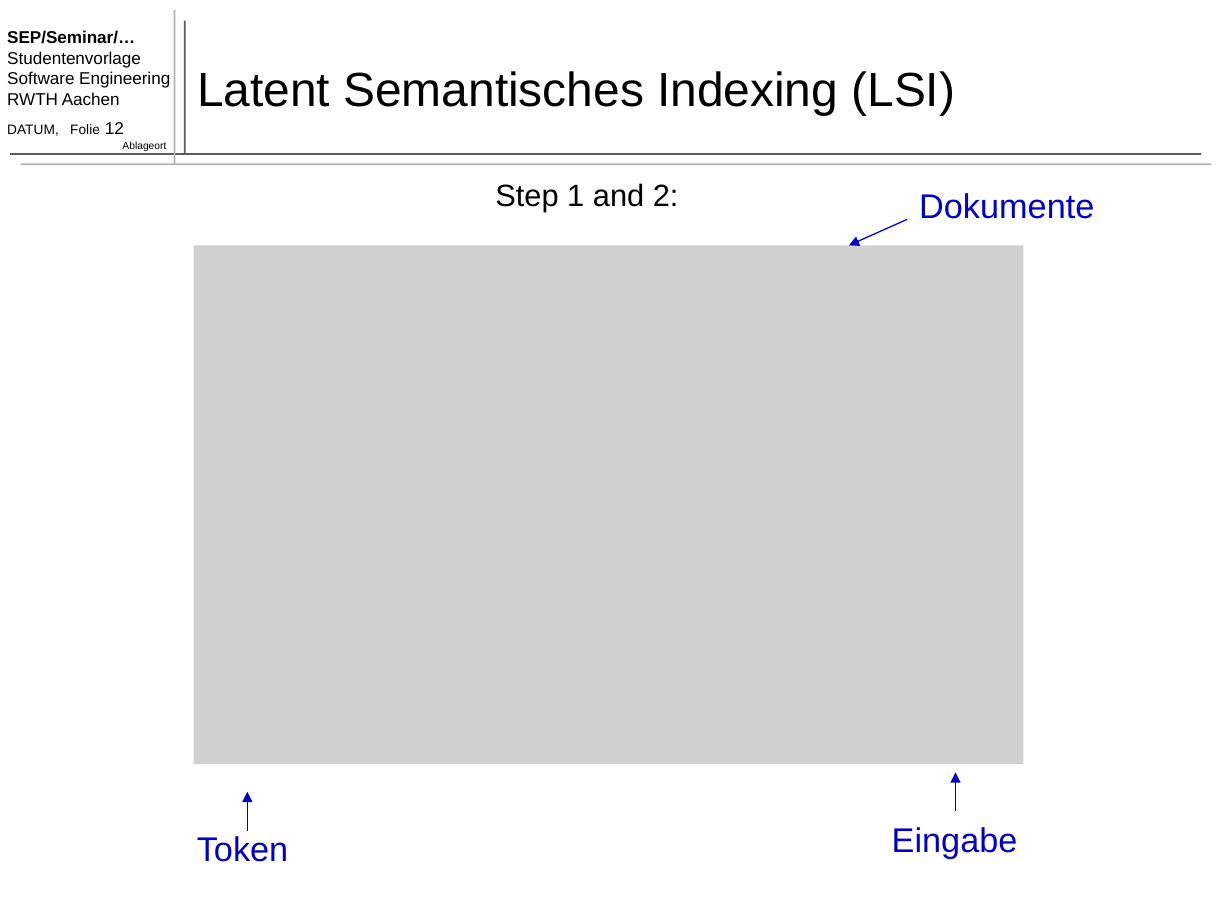
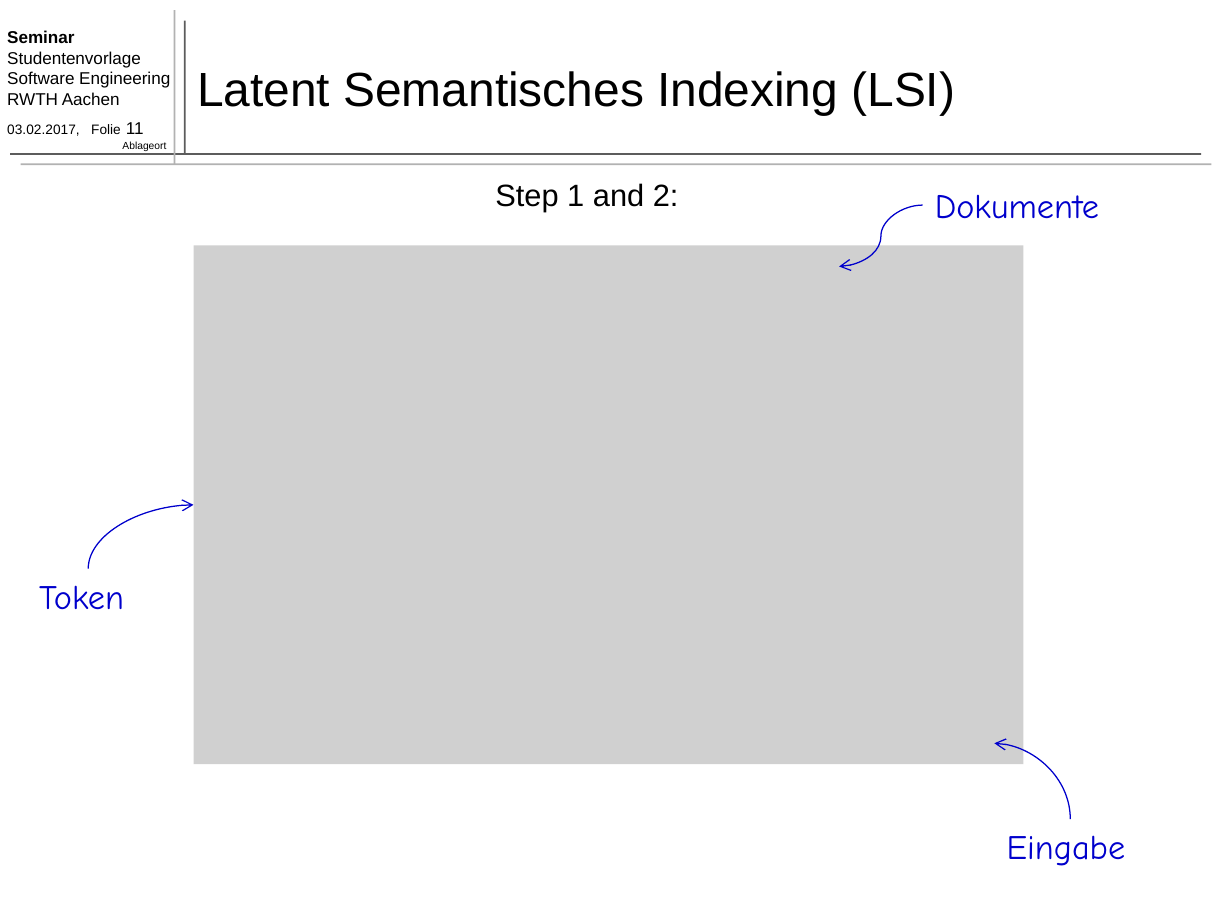
Before and after one commit to TimoBergerbusch/feature-location-techniques, a slide deck: slide 11 of Feature Location Techniques - Präsentation.pptx (slide 12 before the commit). Drawn at 1232x924 pixels with LibreOffice and Linux fonts; fonts in the diff are those of the drawing; grey boxes stand for pictures. Boxes give left, top, right and bottom in pixels: in the first picture for what was removed or moved away, otherwise in the second. Text is boxed around its words. In the diff, an @@ line names an element or a change of style, - is before the commit and + after.

```diff
--- a/Feature Location Techniques - Präsentation.pptx
+++ b/Feature Location Techniques - Präsentation.pptx
@@ text at bbox=[7, 30, 74, 43]: text changed @@
-SEP/Seminar/…
+Seminar
@@ text at bbox=[7, 122, 144, 136]: text changed @@
-DATUM, Folie 12
+03.02.2017, Folie 11
@@ text "Dokumente": place and size @@
-text "Dokumente" at bbox=[919, 193, 1094, 219]
+text "Dokumente" at bbox=[935, 195, 1099, 219]
@@ curved arrow added from (923, 206) to (839, 266), #0000CC 0.75 pt @@
@@ arrow removed from (907, 219) to (849, 245) @@
@@ curved arrow added from (89, 569) to (193, 505), #0000CC 0.75 pt @@
@@ font Arial to Comic Neue in 3 elements at bbox=[935, 195, 1099, 219], bbox=[1007, 835, 1126, 866], bbox=[39, 585, 124, 610] @@
@@ text "Token": place and size @@
-text "Token" at bbox=[197, 836, 288, 862]
+text "Token" at bbox=[39, 585, 124, 610]
@@ curved arrow added from (1071, 819) to (994, 743), #0000CC 0.75 pt @@
@@ arrow removed from (956, 811) to (956, 772) @@
@@ arrow removed from (248, 830) to (248, 792) @@
@@ text "Eingabe": place and size @@
-text "Eingabe" at bbox=[892, 827, 1018, 858]
+text "Eingabe" at bbox=[1007, 835, 1126, 866]
```
Also in this commit, not shown: 30 other slides changed, 3 slides added, 2 slides removed, 2 other files.
